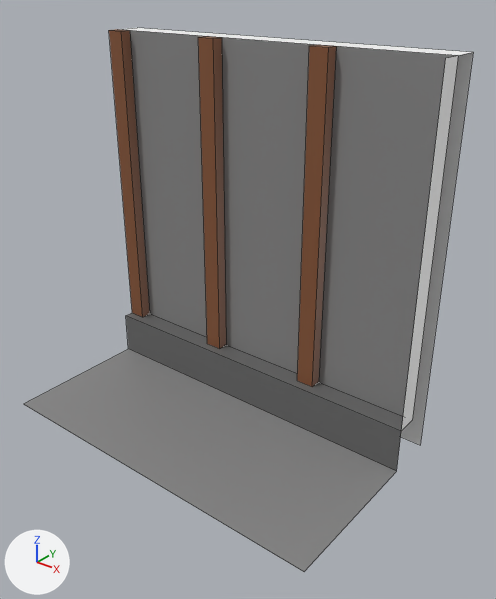
The FBX model Assets/Game/Models/Walls/E_Wall_Straight_Bare_Bridge.fbx: old version first, new version second.
Camera for both pictures: a 50 mm camera at (2.14, -2.81, 2.32) aimed at (0.21, -0.39, 0.82). The axes (+X, +Y, +Z) are drawn at lower left. The lights are the same throughout. Mesh edges are drawn as thin lines. Where no turn or scale is listed for an object, it has been applied to the vertices.

In view in the first picture: 'E_Wall_Straight_Bare_Bridge'.
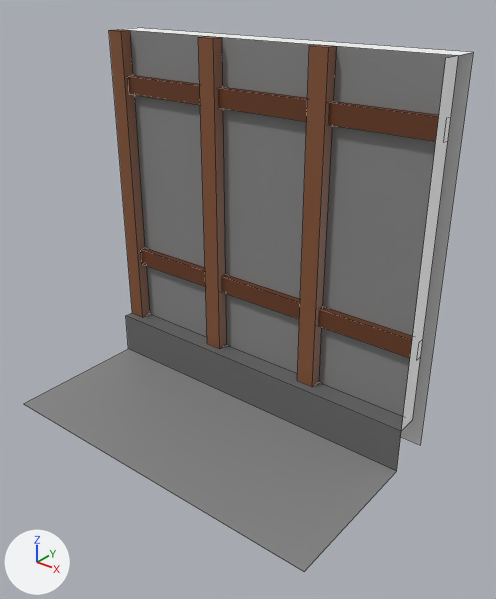
Location of each change, [x1, y1, x2, y2] in pixels of the pictures (496 x 599 px):
part 1 of me_mesh, added (brown)
    after: [128, 75, 439, 358]

Patch to the scene script:
```diff
--- a/Assets/Game/Models/Walls/E_Wall_Straight_Bare_Bridge.fbx.py
+++ b/Assets/Game/Models/Walls/E_Wall_Straight_Bare_Bridge.fbx.py
@@ me_mesh @@
 # used by ob_e_wall_straight_bare_bridge; location = (0.0, 0.0, 0.0)
 # verts and faces of me_mesh; kept vertices keep their numbers, new ones are numbered from 39
-me_mesh.from_pydata(...)  # 39 vertices, 19 faces; spans x -1.0..1.0, y -1.0..0.1, z 0.0..2.0
+me_mesh.from_pydata(...)  # 55 vertices, 25 faces; spans x -1.0..1.0, y -1.0..0.1, z 0.0..2.0
+# me_mesh part 1
+verts[39] = (-0.9, -0.09, 1.66)  # pixel (129, 94)
+verts[40] = (-0.9, -0.09, 1.76)  # pixel (127, 76)
+verts[41] = (-0.9, -0.05, 1.76)  # pixel (132, 75)
+verts[42] = (-0.9, -0.05, 1.66)
+verts[43] = (-0.9, -0.09, 0.62)  # pixel (141, 264)
+verts[44] = (-0.9, -0.09, 0.72)  # pixel (140, 249)
+verts[45] = (-0.9, -0.05, 0.72)  # pixel (144, 247)
+verts[46] = (-0.9, -0.05, 0.62)
+for new, old in zip([*range(47, 55)], [*range(39, 47)]): verts[new] = verts[old] + (1.9, 0.0, 0.0)
+faces += [(39, 47, 48, 40), (40, 48, 49, 41), (39, 42, 50, 47), (43, 51, 52, 44), (44, 52, 53, 45), (43, 46, 54, 51)]
 me_mesh.materials.append(mat_lambert2)
```
